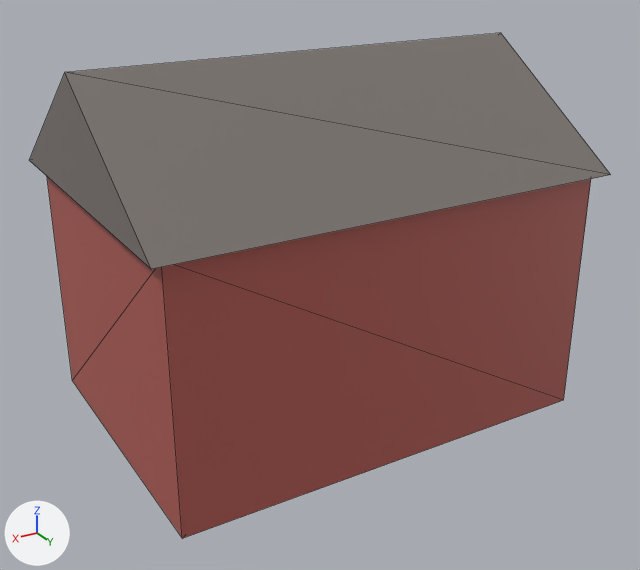
The glTF model src/models/barn.glb as it was, and as the next commit left it.
Rendered twice from a 50 mm camera at (6.86, 11.67, 7.8) aimed at (0.07, 0.36, 2.14). Every picture has the same lights, and +X, +Y and +Z are marked at lower left. The picture after the commit comes second. Mesh edges are drawn as thin lines. Vertices at exactly the same position are counted once.

Names of what the first picture shows: 'barn'.
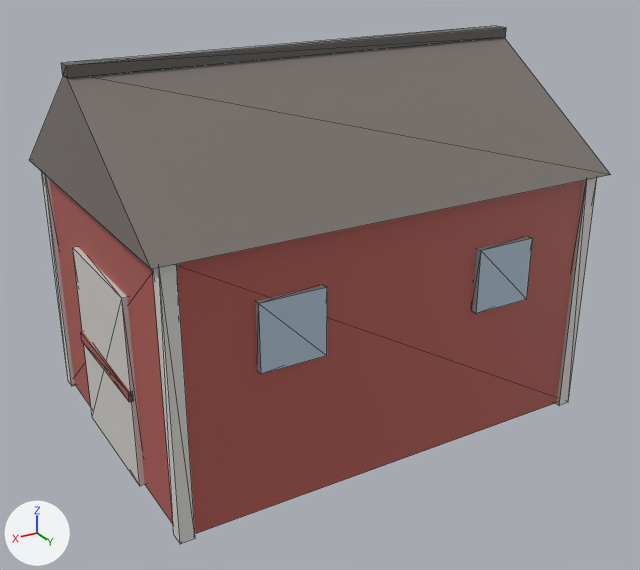
Changed parts and their boxes [x1, y1, x2, y2] in the pictures (640 x 570 px):
'barn', reshaped
    before: [29, 33, 611, 538]
    after: [29, 26, 611, 544]
part 1 of me_body, added
    after: [556, 178, 597, 405]
part 2 of me_body, added
    after: [42, 173, 75, 386]
part 3 of me_body, added
    after: [153, 264, 195, 544]
part 4 of me_body, added
    after: [73, 247, 145, 486]
part 5 of me_body, added (brown)
    after: [81, 332, 134, 402]
part 6 of me_body, added
    after: [472, 237, 533, 313]
part 7 of me_body, added
    after: [256, 285, 327, 374]
part 8 of me_body, added
    after: [61, 26, 506, 78]

What changed in the scene script:
```text
Change me_body:
    used by ob_barn; location = (0.0, 0.0, 0.0)
    remove me_body.from_pydata(...)  # 14 vertices, 18 faces; spans x -3.7..3.7, y -2.7..2.7, z 0.0..5.8
    add me_body.from_pydata(...)  # 86 vertices, 126 faces; spans x -3.7..3.7, y -2.7..2.7, z -0.03..5.9
    me_body part 1: a new loose piece, a box spanning x -3.56..-3.34, y 2.34..2.56, z -0.03..4.03, in mat_vc_002
    me_body part 2: a new loose piece, a box spanning x 3.34..3.56, y -2.56..-2.34, z -0.03..4.03, in mat_vc_002
    me_body part 3: a new loose piece, a box spanning x 3.34..3.56, y 2.34..2.56, z -0.03..4.03, in mat_vc_002
    me_body part 4: a new loose piece, a box spanning x 3.46..3.58, y -1.1..1.1, z 0.0..3.0, in mat_vc_002
    me_body part 5: a new loose piece, a box spanning x 3.55..3.61, y -1.1..1.1, z 1.42..1.58, in mat_vc_002
    me_body part 6: a new loose piece, a box spanning x -2.3..-1.3, y 2.47..2.59, z 2.2..3.2, in mat_vc_002
    me_body part 7: a new loose piece, a box spanning x 1.3..2.3, y 2.47..2.59, z 2.2..3.2, in mat_vc_002
    me_body part 8: a new loose piece, a box spanning x -3.7..3.7, y -0.12..0.12, z 5.74..5.9, in mat_vc_002
    other edits to the shape of me_body do not show in these pictures
```
